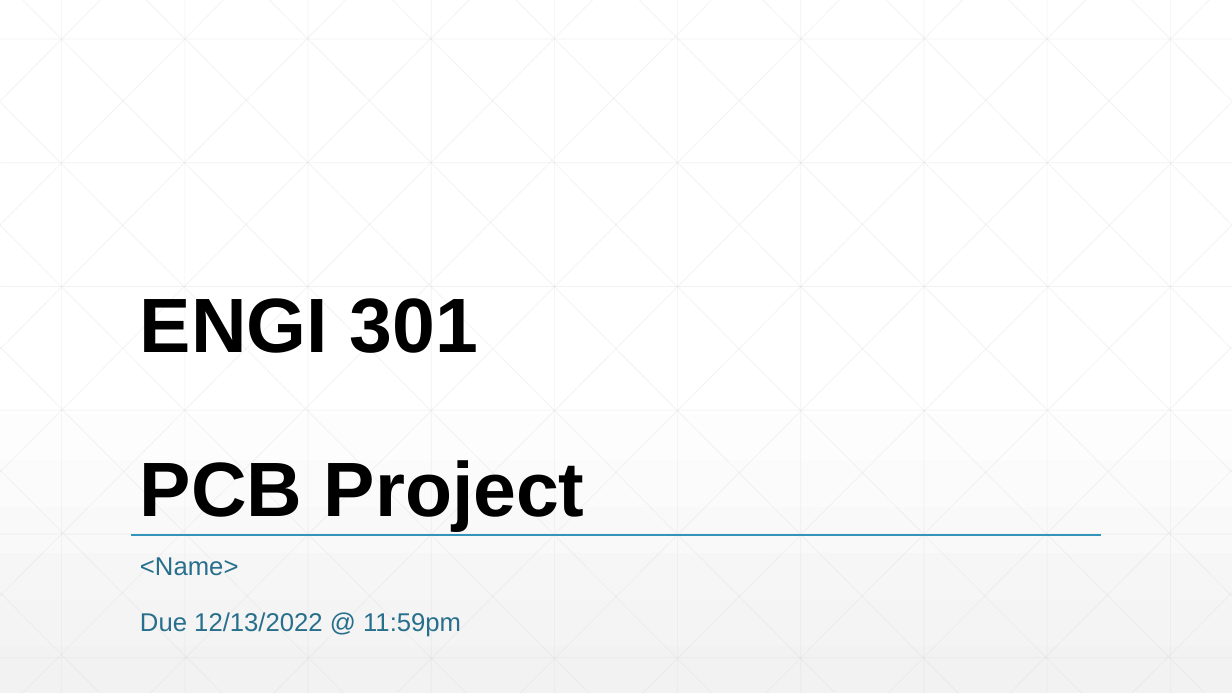
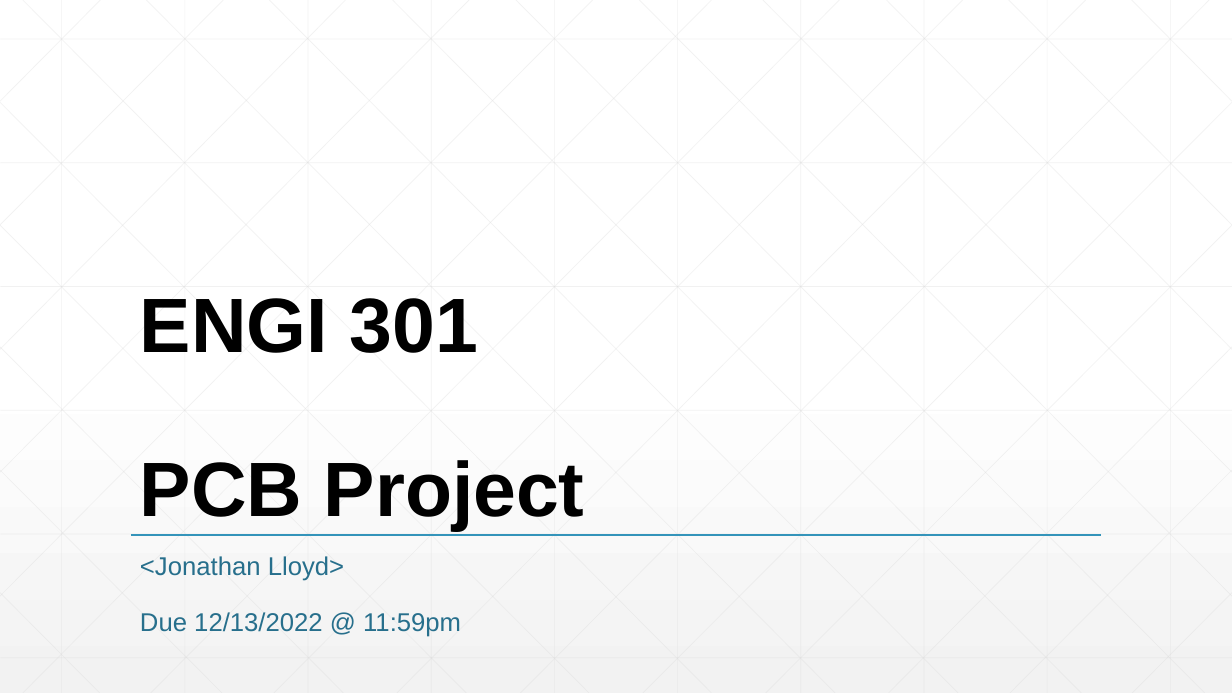
Before and after one commit to JdogLloyd1/ENGI301, a slide deck: slide 1 of Project 2/docs/ENGI301_project_02 Block Diagrams.pptx. Drawn at 1232x693 pixels with LibreOffice and Linux fonts; fonts in the diff are those of the drawing. Boxes give left, top, right and bottom in pixels: in the first picture for what was removed or moved away, otherwise in the second. Text is boxed around its words. In the diff, an @@ line names an element or a change of style, - is before the commit and + after.

```diff
--- a/Project 2/docs/ENGI301_project_02 Block Diagrams.pptx
+++ b/Project 2/docs/ENGI301_project_02 Block Diagrams.pptx
@@ subtitle at box(140, 556, 344, 581): text changed @@
-<Name>
+<Jonathan Lloyd>
```
Also in this commit, not shown: 1 other file.
